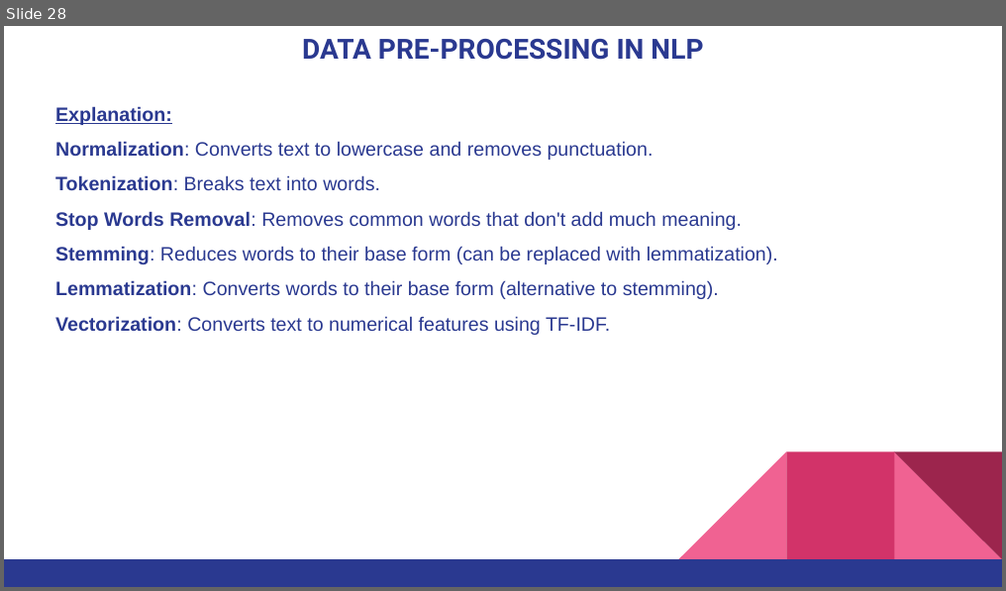
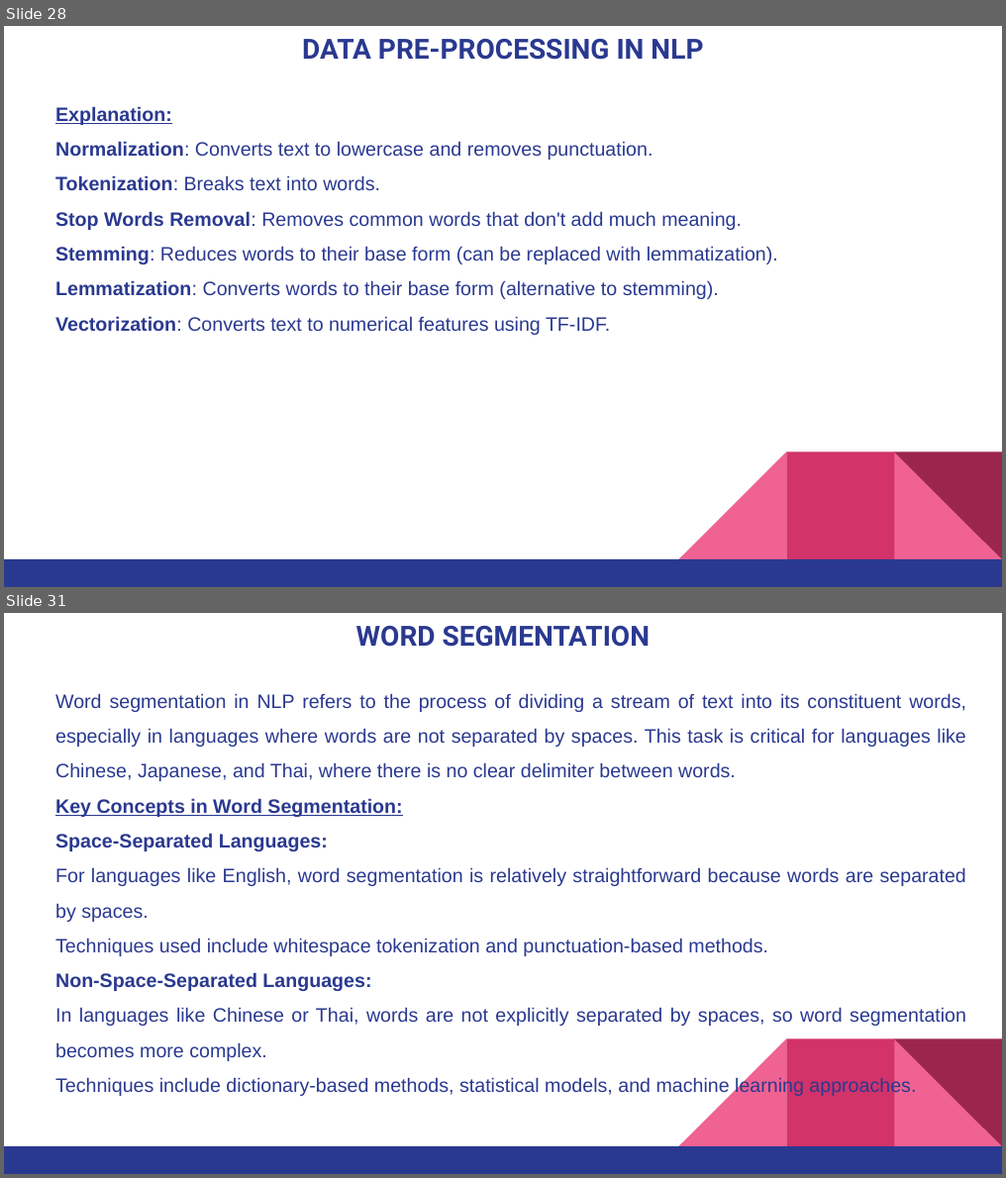
Before and after one commit to pnytrainingrepo/artificial-intelligence, a slide deck: AI-NLP.pptx. Shown one above the other, each under a label of ours: slide 28 before the commit, slides 28 and 31 after it; the slides between them are not shown. The pictures are 1006x591 and 1006x1178 pixels, drawn with LibreOffice and Linux fonts; fonts in the diff are those of the drawing. Boxes give left, top, right and bottom in pixels: in the first picture for what was removed or moved away, otherwise in the second. Text is boxed around its words. In the diff, an @@ line names an element or a change of style, - is before the commit and + after.

```diff
--- a/AI-NLP.pptx
+++ b/AI-NLP.pptx
@@ slide 31 added at bbox=[4, 613, 1002, 1174], background #FFFFFF; not listed: 5 template elements that a slide beside it also shows @@
@@ title added at bbox=[356, 626, 649, 647], 20 pt, text #2A3990, bold @@
+WORD SEGMENTATION
@@ text added at bbox=[55, 693, 966, 1097], 14 pt, text #2A3990 @@
+Word segmentation in NLP refers to the process of dividing a stream of text into its constituent words, especially in languages where words are not separated by spaces. This task is critical for languages like Chinese, Japanese, and Thai, where there is no clear delimiter between words.
+Key Concepts in Word Segmentation:
+Space-Separated Languages:
+  For languages like English, word segmentation is relatively straightforward because words are separated by spaces.
+  Techniques used include whitespace tokenization and punctuation-based methods.
+Non-Space-Separated Languages:
+  In languages like Chinese or Thai, words are not explicitly separated by spaces, so word segmentation becomes more complex.
+  Techniques include dictionary-based methods, statistical models, and machine learning approaches.
```
Also in this commit, not shown: 1 slide changed, 5 other slides added, 9 other files.
